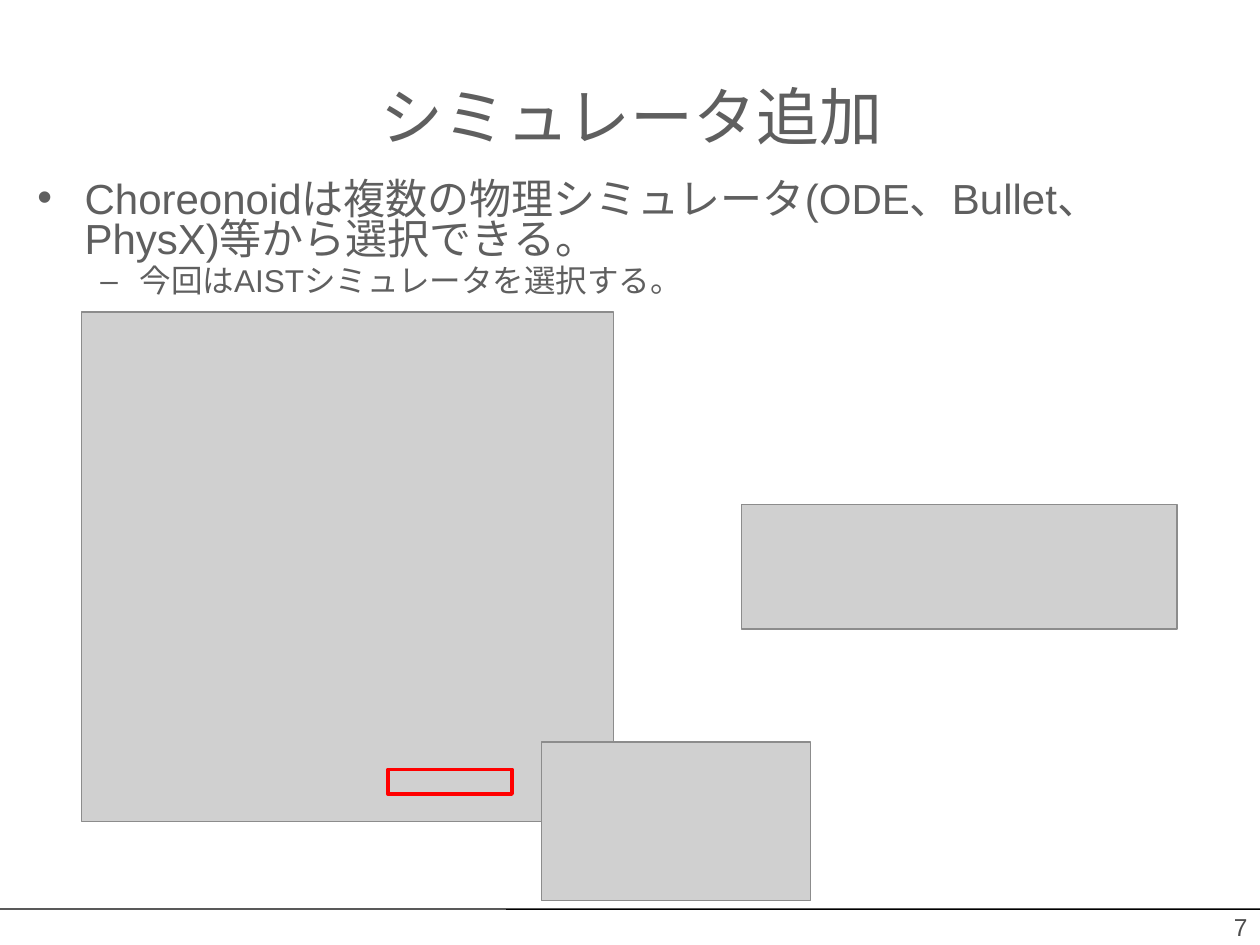
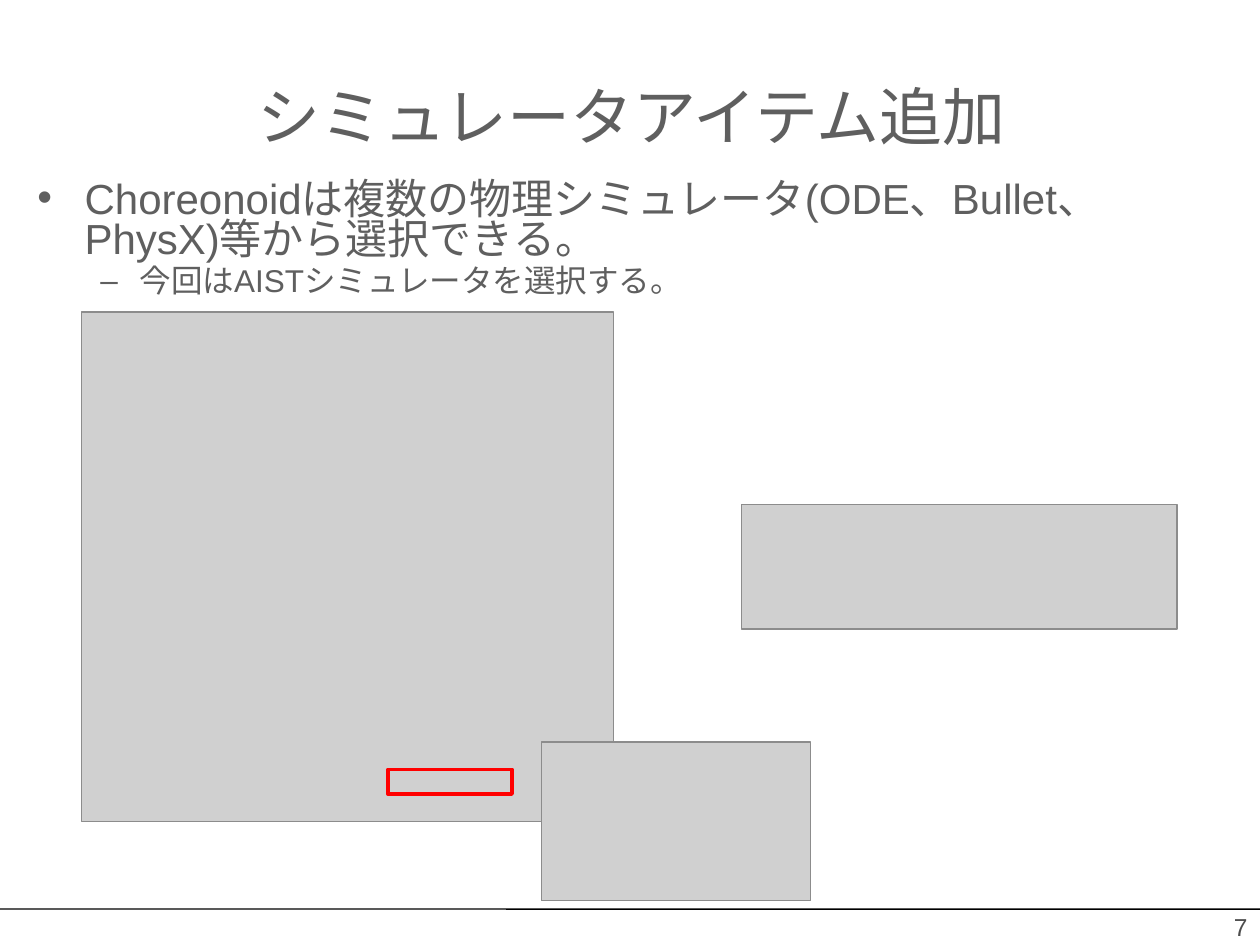
Before and after one commit to OpenRTM/RTM_Tutorial, a slide deck: slide 7 of ppt/Choreonoid入門.pptx. Drawn at 1260x945 pixels with LibreOffice and Linux fonts; fonts in the diff are those of the drawing; grey boxes stand for pictures; background and template pictures are left out. Boxes give left, top, right and bottom in pixels: in the first picture for what was removed or moved away, otherwise in the second. Text is boxed around its words. In the diff, an @@ line names an element or a change of style, - is before the commit and + after.

```diff
--- a/ppt/Choreonoid入門.pptx
+++ b/ppt/Choreonoid入門.pptx
@@ title at (257,87,1005,145): text changed @@
-シミュレータ追加
+シミュレータアイテム追加
```
Also in this commit, not shown: 15 other slides changed, 32 other files.
